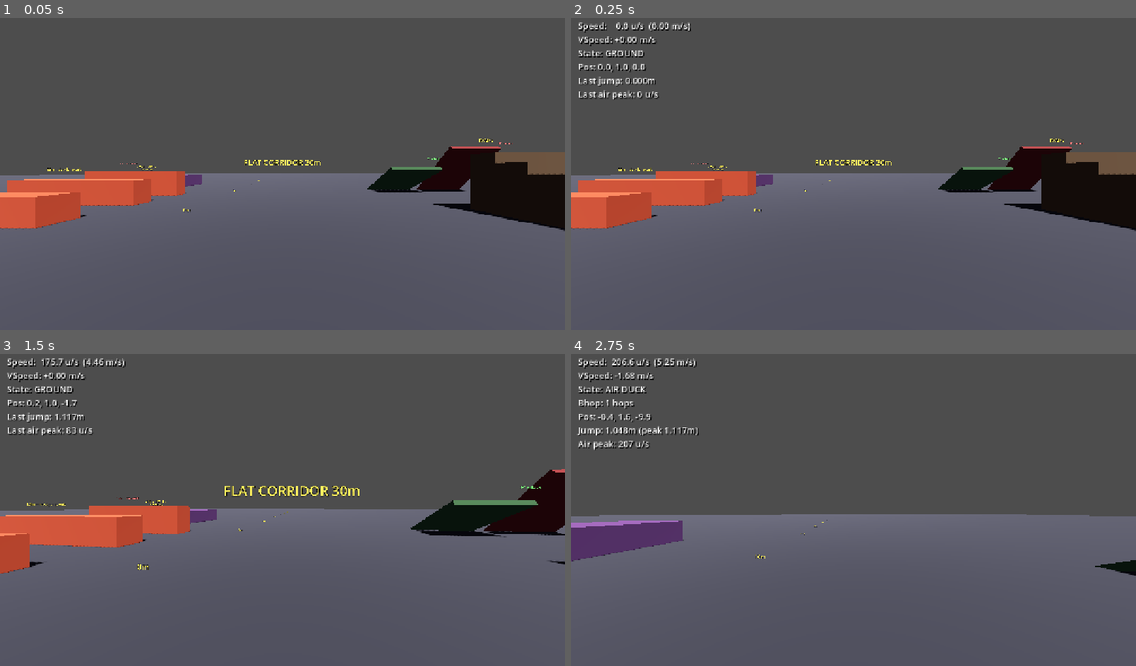
Above: before the commit, frames 1-4 (two rows, left to right).
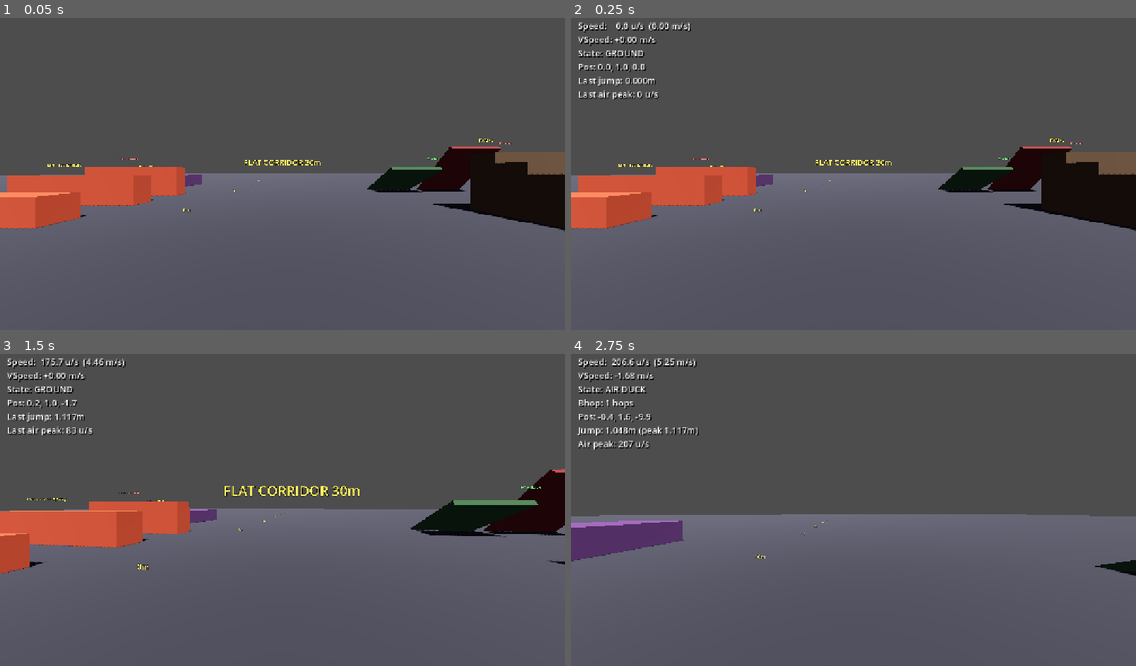
Above: after the commit, the same moments.

Repository: gotospaceplace/angels_and_demons
Game: Godot game, scene res://client/scenes/main.tscn
Same seed, same stepped clock (60 frames per second), same inputs: the game is played once before the commit and once after it. This scene is started directly instead of the project's main scene.
Inputs (mouse positions are in pixels of both pictures, inside the frame that each line leads up to):
- Up to frame 1 (0.05 s): no input
- Up to frame 2 (0.25 s): no input
- Up to frame 3 (1.5 s): tap Enter at 0.5 s; move the mouse to (310, 506) at 0.52 s; hold Ctrl (duck) 0.53-1.28 s; hold W (move_forward) from 0.53 s (still down); tap Space (jump) at 0.77, 0.8, 1.07, 1.35 s; move the mouse to (254, 510) at 1.27 s
- Up to frame 4 (2.75 s): keep holding W (move_forward); tap Space (jump) at 1.52, 1.82, 2.3 s; tap Ctrl (duck) at 1.55 s; move the mouse to (864, 500) at 2.02 s; hold Ctrl (duck) from 2.03 s (still down)

The runs differ from the first frame. In frame 1, 0.6% of the frame differs, in the area x 1-33%, y 45-59%; in frame 2, 0.6%; in frame 3, 0.7%, in the area x 0-34%, y 44-60%; in frame 4, nothing differs.

Commit message:
Adjust height walls for capsule radius: 1.5m and 2.0m
Account for 0.35m capsule radius in height wall tests:
- 1.5m: blocks regular jump (1.14m + margin), duck-jump clears
- 2.0m: blocks everything including duck-jump (1.6m + margin)
- 1.0m wall unchanged (regular jump clearable)

Co-Authored-By: Claude Opus 4.6 <noreply@anthropic.com>

Diff:
--- a/shared/scenes/movement_range.tscn
+++ b/shared/scenes/movement_range.tscn
@@ -402,29 +402,29 @@
 modulate = Color(1, 0.9, 0.3, 1)
 
 [node name="HW_1_3m" type="CSGBox3D" parent="."]
-transform = Transform3D(1, 0, 0, 0, 1, 0, 0, 0, 1, -10, 0.65, -8)
-use_collision = true
-size = Vector3(6, 1.3, 1.0)
+transform = Transform3D(1, 0, 0, 0, 1, 0, 0, 0, 1, -10, 0.75, -8)
+use_collision = true
+size = Vector3(6, 1.5, 1.0)
 material = SubResource("mat_obstacle")
 
 [node name="HW_1_3m_Label" type="Label3D" parent="."]
-transform = Transform3D(1, 0, 0, 0, 1, 0, 0, 0, 1, -10, 1.8, -7.3)
-billboard = 1
-text = "1.3m — duck-jump only"
+transform = Transform3D(1, 0, 0, 0, 1, 0, 0, 0, 1, -10, 2.0, -7.3)
+billboard = 1
+text = "1.5m — duck-jump only"
 font_size = 28
 outline_size = 4
 modulate = Color(1, 0.9, 0.3, 1)
 
 [node name="HW_1_7m" type="CSGBox3D" parent="."]
-transform = Transform3D(1, 0, 0, 0, 1, 0, 0, 0, 1, -10, 0.85, -11)
-use_collision = true
-size = Vector3(6, 1.7, 1.0)
+transform = Transform3D(1, 0, 0, 0, 1, 0, 0, 0, 1, -10, 1.0, -11)
+use_collision = true
+size = Vector3(6, 2.0, 1.0)
 material = SubResource("mat_obstacle")
 
 [node name="HW_1_7m_Label" type="Label3D" parent="."]
-transform = Transform3D(1, 0, 0, 0, 1, 0, 0, 0, 1, -10, 2.2, -10.3)
-billboard = 1
-text = "1.7m — impassable"
+transform = Transform3D(1, 0, 0, 0, 1, 0, 0, 0, 1, -10, 2.5, -10.3)
+billboard = 1
+text = "2.0m — impassable"
 font_size = 28
 outline_size = 4
 modulate = Color(1, 0.4, 0.4, 1)
